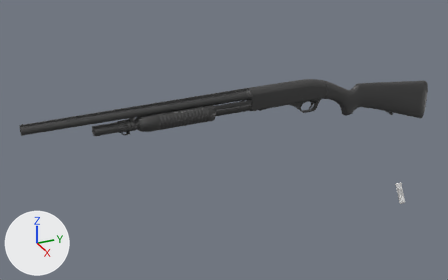
The FBX model Assets/shotgun/source/mr133_sketchfab.FBX, before and after one commit.
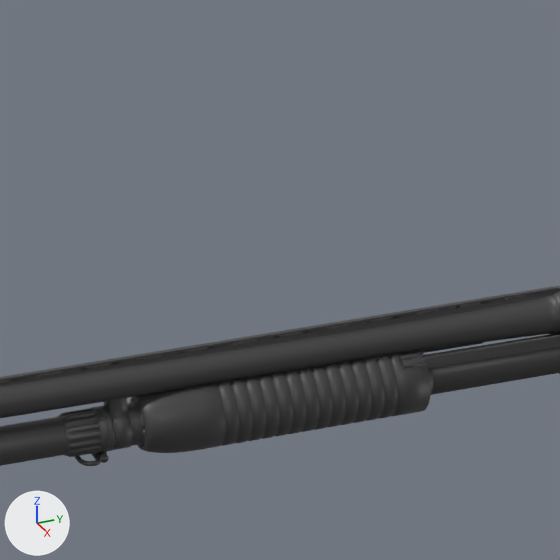
The first picture shows the older version from a 50 mm lens placed at (10.0, -2.88, 3.61), pointed at (0.31, 1.47, -1.23). The close-ups show the older and then the newer version on the part from 23% to 56% of the width and 4% to 57% of the height of that picture. Only the edits that show in the close-ups are written down. The lights are fixed; the arrows at lower left show +X, +Y and +Z. Where no turn or scale is listed for an object, it has been applied to the vertices.
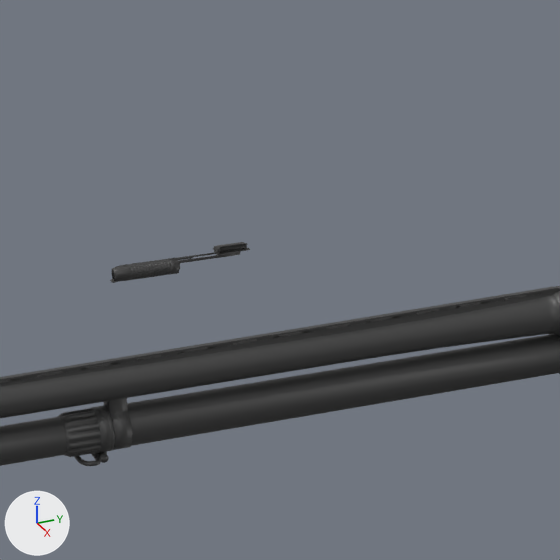
The edits, one by one:
Object 'Object122' (ob_object122) moves from (0.959, 2.521, -0.297) to (0.0, 0.0, 0.0).
Object 'Object122' (ob_object122) is rescaled from (0.0254, 0.0254, 0.0254) to (0.00595, 0.00595, 0.00595).
Object 'Object129' (ob_object129) moves from (0.959, 0.3, -0.34) to (0.0, 0.0, 0.0).
Object 'Object129' (ob_object129) is rescaled from (0.0254, 0.0254, 0.0254) to (0.00595, 0.00595, 0.00595).

Where the change shows, as pixel boxes [x1, y1, x2, y2] in the close-ups (560 x 560 px):
'Object129', moved, rescaled: before [130, 334, 560, 453]; after [111, 242, 250, 281]
'Object122', moved, rescaled (not visible before): after [110, 278, 119, 283]
